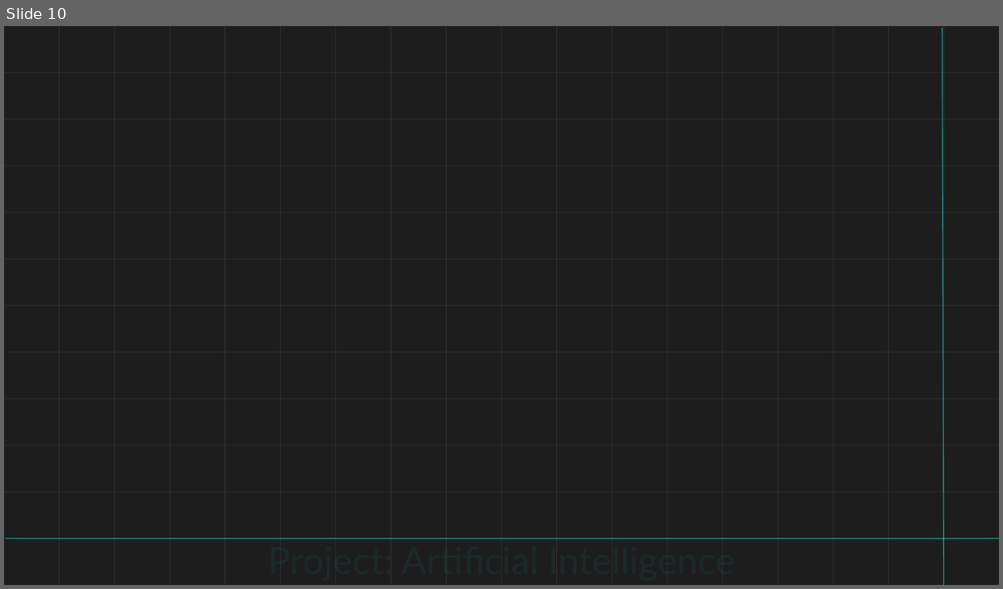
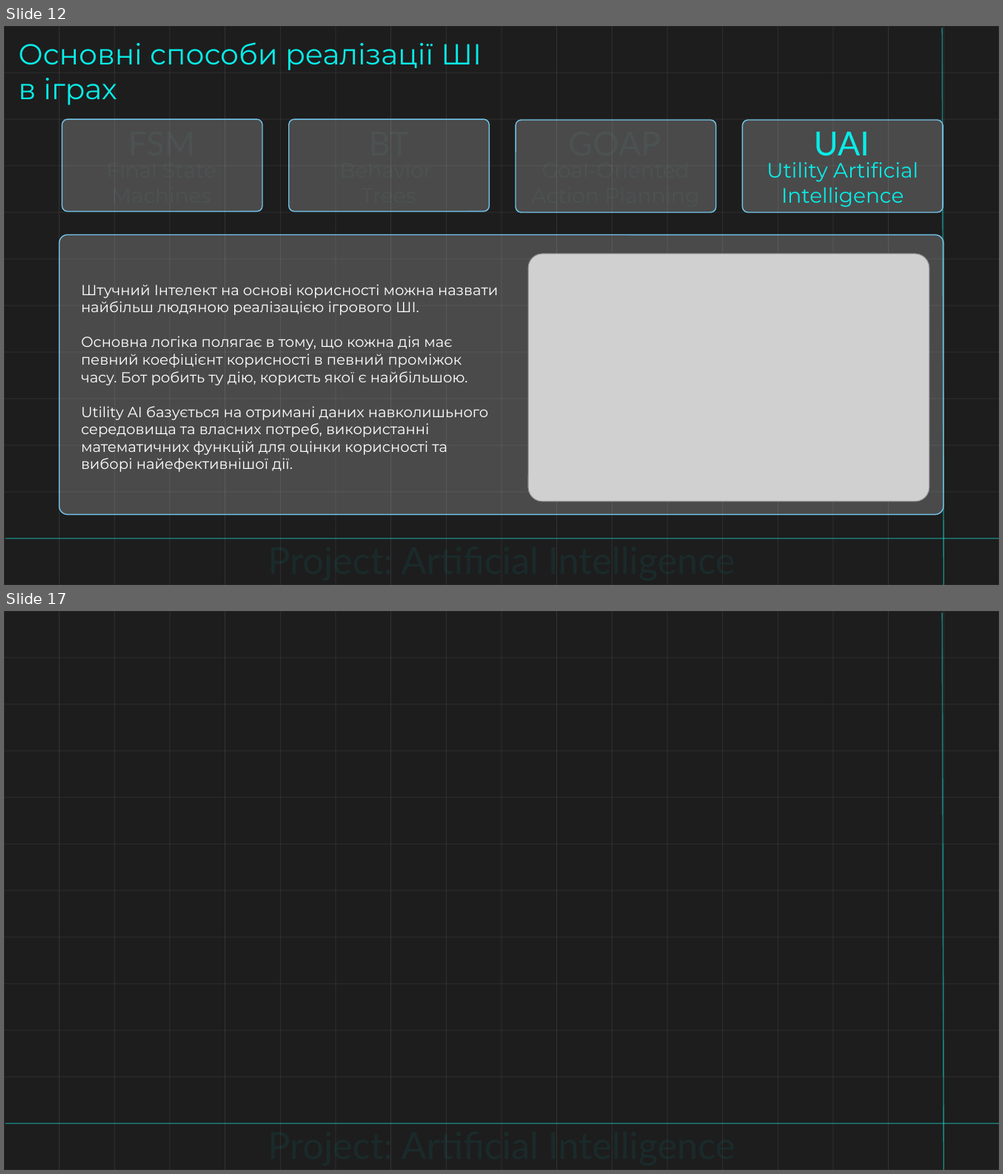
Before and after one commit to Dgardes/Semestr_2, a slide deck: Основи AI/Доповідь.pptx. Shown one above the other, each under a label of ours: slide 10 before the commit, slides 12 and 17 after it; the slides between them are not shown. The pictures are 1003x589 and 1003x1174 pixels, drawn with LibreOffice and Linux fonts; fonts in the diff are those of the drawing; grey boxes stand for pictures; background and template pictures are left out. Boxes give left, top, right and bottom in pixels: in the first picture for what was removed or moved away, otherwise in the second. Text is boxed around its words. In the diff, an @@ line names an element or a change of style, - is before the commit and + after.

```diff
--- a/Основи AI/Доповідь.pptx
+++ b/Основи AI/Доповідь.pptx
@@ slide 12 added at (4, 26, 999, 585), background #FFFFFF @@
@@ rectangle added at (4, 26, 999, 585), fill #1D1D1D @@
@@ text added at (18, 42, 481, 105), 28 pt, text #08EDE8 @@
+Основні способи реалізації ШІ в іграх
@@ line added from (942, 27) to (943, 585), #08EDE8 1 pt @@
@@ rounded rectangle added at (62, 119, 263, 212), fill #FFFFFF at 20% opacity, outline #74C4E9 1 pt @@
@@ text added at (62, 119, 262, 167), 32 pt, text #669E9A at 10% opacity @@
+FSM
@@ rounded rectangle added at (289, 119, 489, 212), fill #FFFFFF at 20% opacity, outline #74C4E9 1 pt @@
@@ text added at (289, 119, 489, 167), 32 pt, text #669E9A at 10% opacity @@
+BT
@@ text added at (515, 119, 715, 167), 32 pt, text #669E9A at 10% opacity @@
+GOAP
@@ rounded rectangle added at (516, 120, 717, 212), fill #FFFFFF at 20% opacity, outline #74C4E9 1 pt @@
@@ rounded rectangle added at (743, 120, 943, 212), fill #FFFFFF at 20% opacity, outline #74C4E9 1 pt @@
@@ text added at (814, 132, 869, 156), 32 pt, text #08EDE8 @@
+UAI
@@ text added at (61, 154, 262, 212), 20 pt, text #669E9A at 10% opacity @@
+Final State Machines
@@ text added at (287, 154, 489, 212), 20 pt, text #669E9A at 10% opacity @@
+Behavior
+Trees
@@ text added at (515, 154, 716, 212), 20 pt, text #669E9A at 10% opacity @@
+Goal-Oriented Action Planning
@@ text added at (766, 162, 918, 207), 20 pt, text #08EDE8 @@
+Utility Artificial Intelligence
@@ rounded rectangle added at (60, 235, 943, 514), fill #FFFFFF at 20% opacity, outline #74C4E9 1 pt @@
@@ picture added at (528, 255, 929, 502) @@
@@ text added at (81, 284, 498, 472), 14 pt, text #FFFFFF @@
+Штучний Інтелект на основі корисності можна назвати найбільш людяною реалізацією ігрового ШІ.
+Основна логіка полягає в тому, що кожна дія має певний коефіцієнт корисності в певний проміжок часу. Бот робить ту дію, користь якої є найбільшою.
+Utility AI базується на отримані даних навколишьного середовища та власних потреб, використанні математичних функцій для оцінки корисності та виборі найефективнішої дії.
@@ group added at (4, 26, 999, 585): 30 rectangles @@
@@ line added from (5, 540) to (999, 540), #08EDE8 1 pt @@
@@ text added at (267, 538, 735, 582), 36 pt, text #06A29E at 10% opacity @@
+Project: Artificial Intelligence
@@ what was slide 10 is now slide 17 @@
```
Also in this commit, not shown: 2 slides changed, 6 other slides added, 15 other files.
